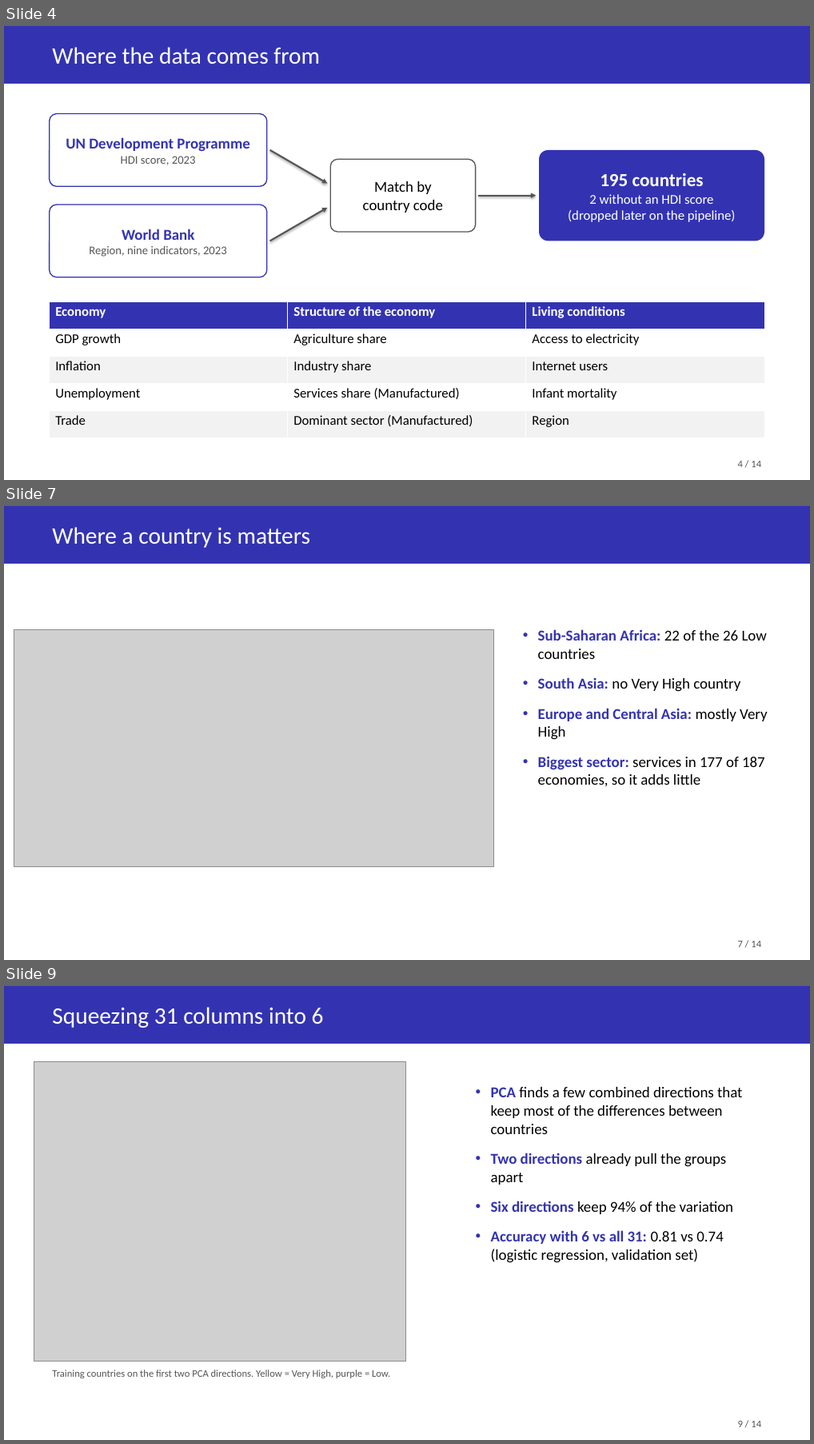
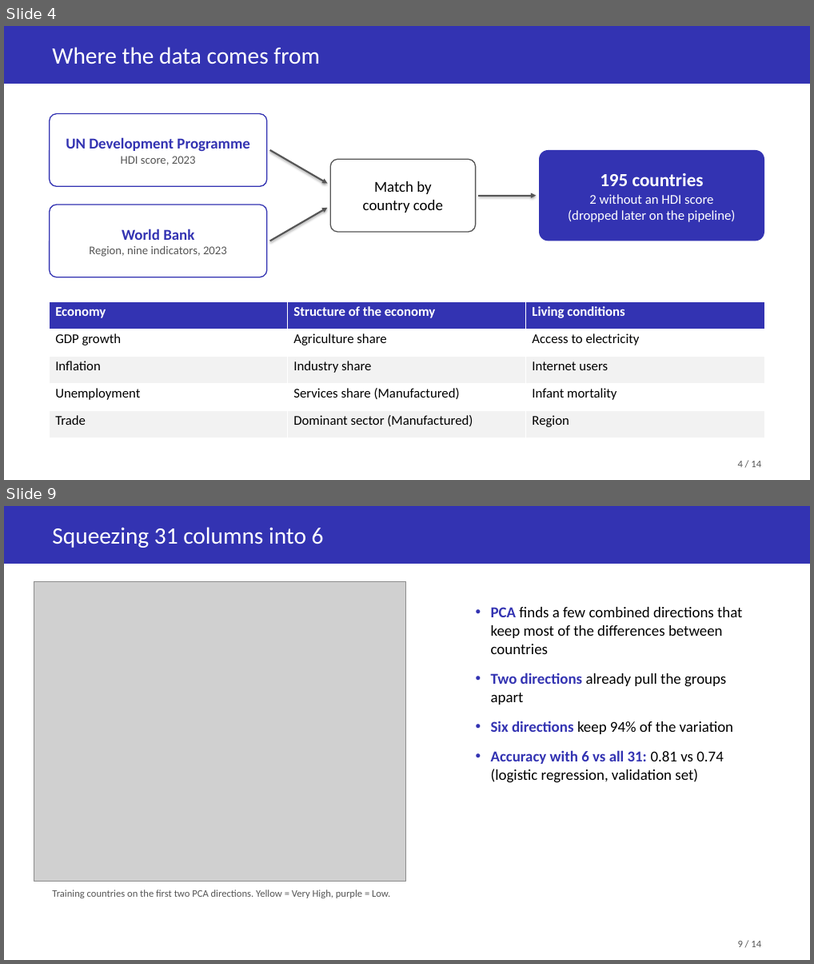
Before and after one commit to Soemon007/DS203_GroupProject, a slide deck: deliverables/DS203_Slides.pptx. Shown one above the other, each under a label of ours: slides 4, 7 and 9 before the commit, slides 4 and 9 after it; the slides between them are not shown. The pictures are 814x1444 and 814x964 pixels, drawn with LibreOffice and Linux fonts; fonts in the diff are those of the drawing; grey boxes stand for pictures. Boxes give left, top, right and bottom in pixels: in the first picture for what was removed or moved away, otherwise in the second. Text is boxed around its words. In the diff, an @@ line names an element or a change of style, - is before the commit and + after.

```diff
--- a/deliverables/DS203_Slides.pptx
+++ b/deliverables/DS203_Slides.pptx
@@ slide 7 removed at [4, 506, 810, 960], background #FFFFFF @@
@@ rectangle removed at [4, 506, 810, 564] @@
@@ text removed at [52, 527, 310, 548] @@
-Where a country is matters
@@ picture removed at [14, 629, 494, 867] @@
@@ text removed at [538, 629, 767, 787] @@
-• Sub-Saharan Africa: 22 of the 26 Low countries
-• South Asia: no Very High country
-• Europe and Central Asia: mostly Very High
-• Biggest sector: services in 177 of 187 economies, so it adds little
@@ text removed at [738, 940, 762, 947] @@
-7 / 14
```
Also in this commit, not shown: 7 slides changed, 1 slide added.
